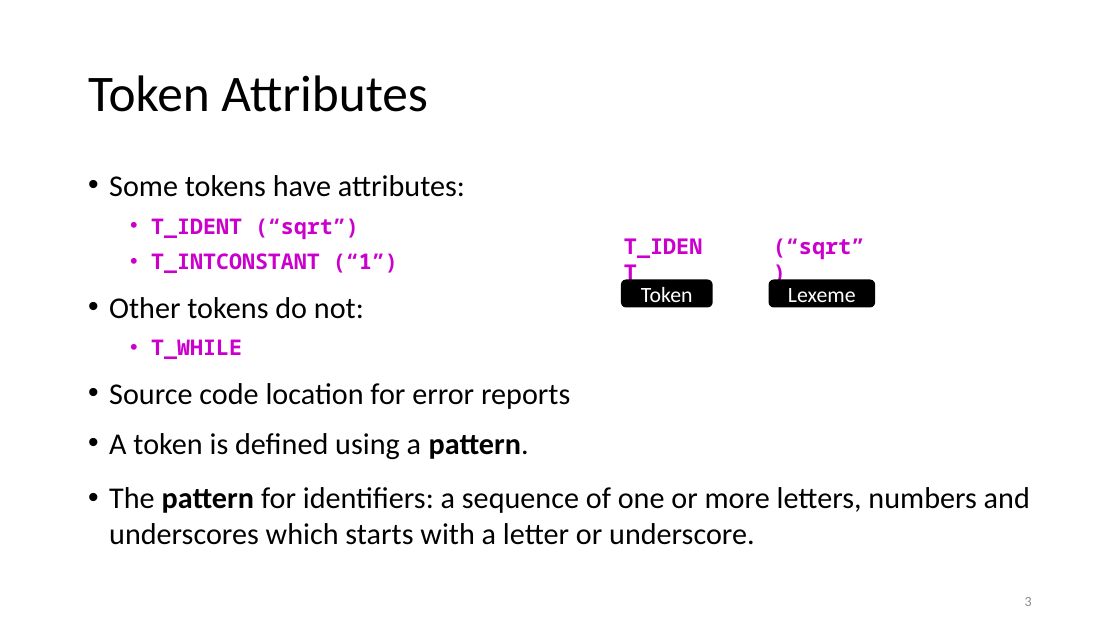
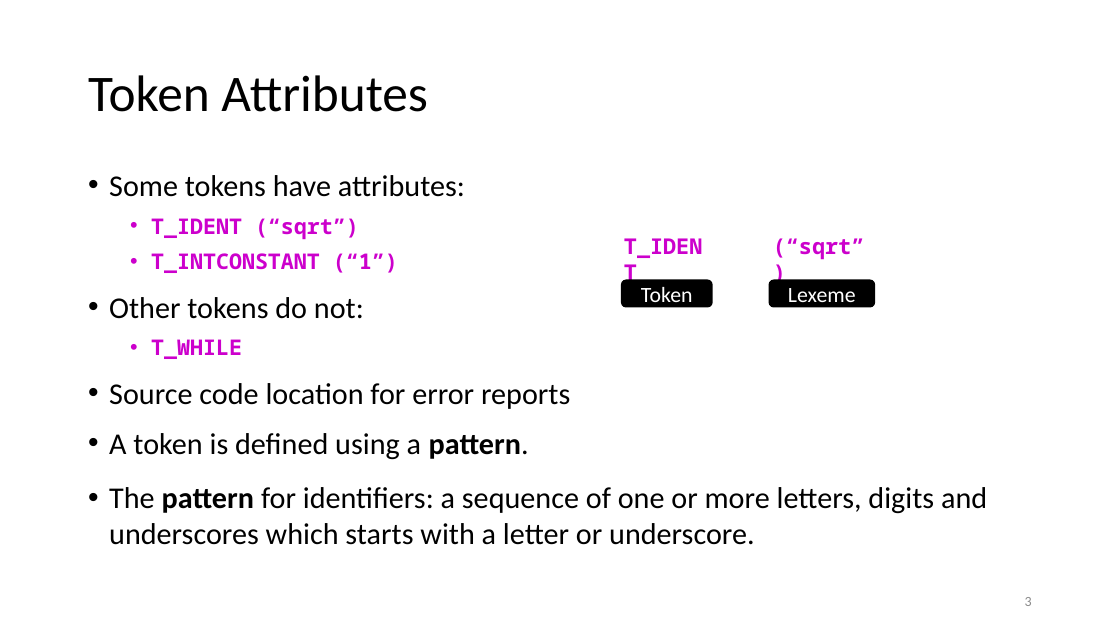
Before and after one commit to anoopsarkar/compilers-class, a slide deck: slide 3 of assets/ppt/lex/lex1-regexp-intro.pptx. Drawn at 1120x630 pixels with LibreOffice and Linux fonts; fonts in the diff are those of the drawing. Boxes give left, top, right and bottom in pixels: in the first picture for what was removed or moved away, otherwise in the second. Text is boxed around its words. In the diff, an @@ line names an element or a change of style, - is before the commit and + after.

```diff
--- a/assets/ppt/lex/lex1-regexp-intro.pptx
+++ b/assets/ppt/lex/lex1-regexp-intro.pptx
@@ text at box(109, 487, 987, 545): text changed @@
-• The pattern for identifiers: a sequence of one or more letters, numbers and underscores which starts with a letter or underscore.
+• The pattern for identifiers: a sequence of one or more letters, digits and underscores which starts with a letter or underscore.
```
Also in this commit, not shown: 5 other slides changed, 2 slides added, 3 other files.
